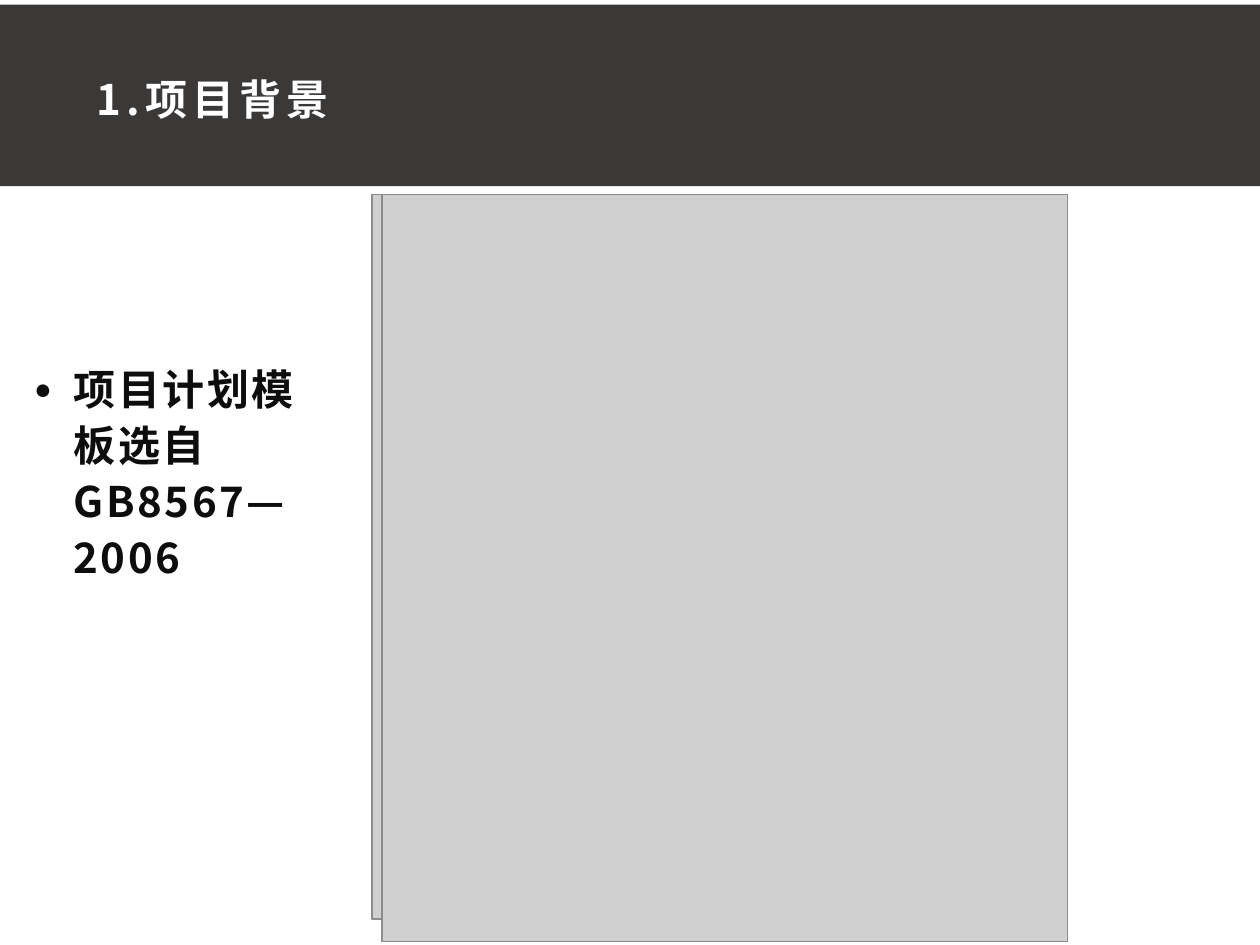
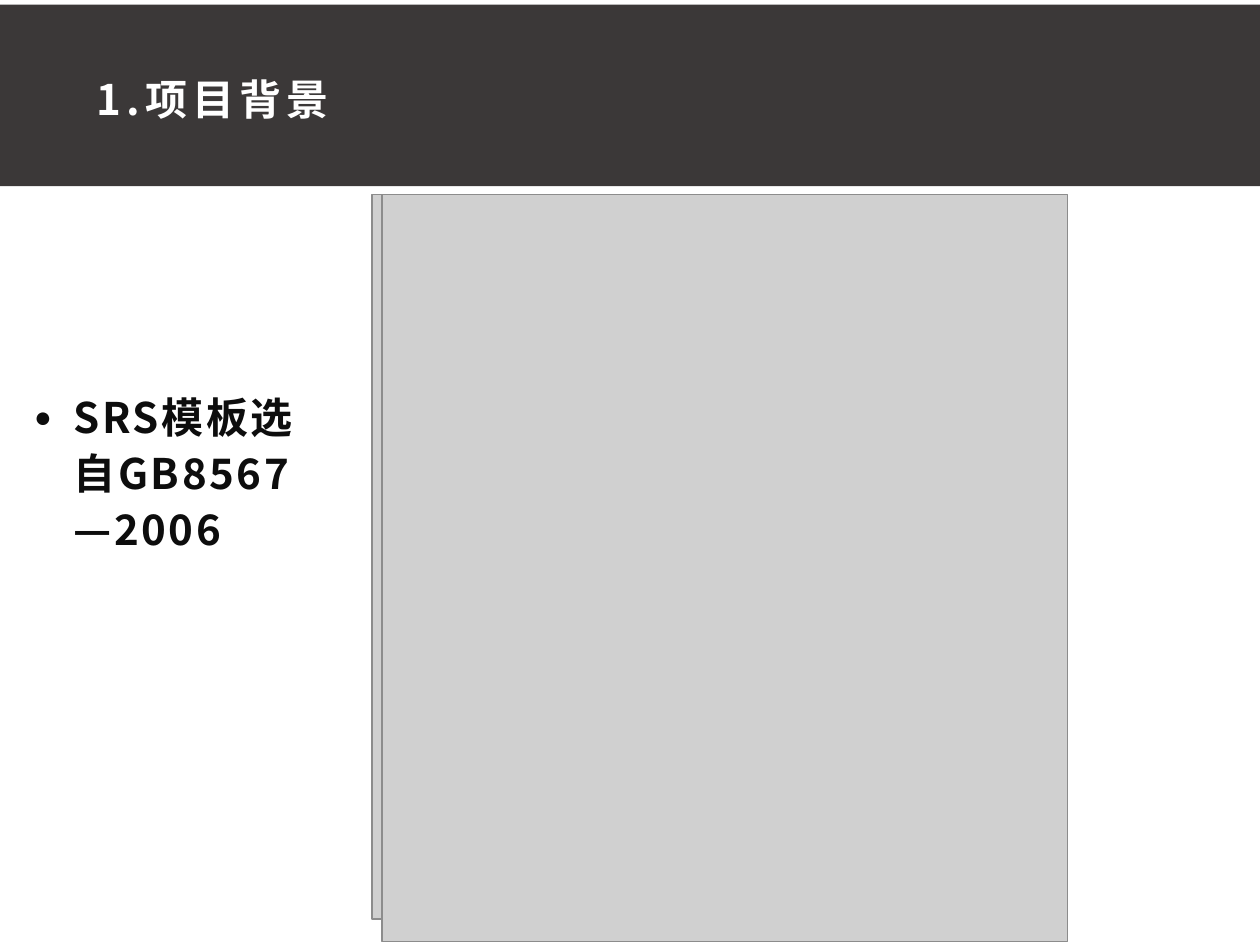
Before and after one commit to ConstanTWT/SE2020-G01, a slide deck: slide 4 of 软件需求规格说明书/G01小组需求评审PPT0.1.pptx. Drawn at 1260x945 pixels with LibreOffice and Linux fonts; fonts in the diff are those of the drawing; grey boxes stand for pictures. Boxes give left, top, right and bottom in pixels: in the first picture for what was removed or moved away, otherwise in the second. Text is boxed around its words. In the diff, an @@ line names an element or a change of style, - is before the commit and + after.

Commit message:
更新

```diff
--- a/软件需求规格说明书/G01小组需求评审PPT0.1.pptx
+++ b/软件需求规格说明书/G01小组需求评审PPT0.1.pptx
@@ text at [73, 514, 221, 546]: text changed @@
-● 项目计划模板选自GB8567—2006
+● SRS模板选自GB8567—2006
```
